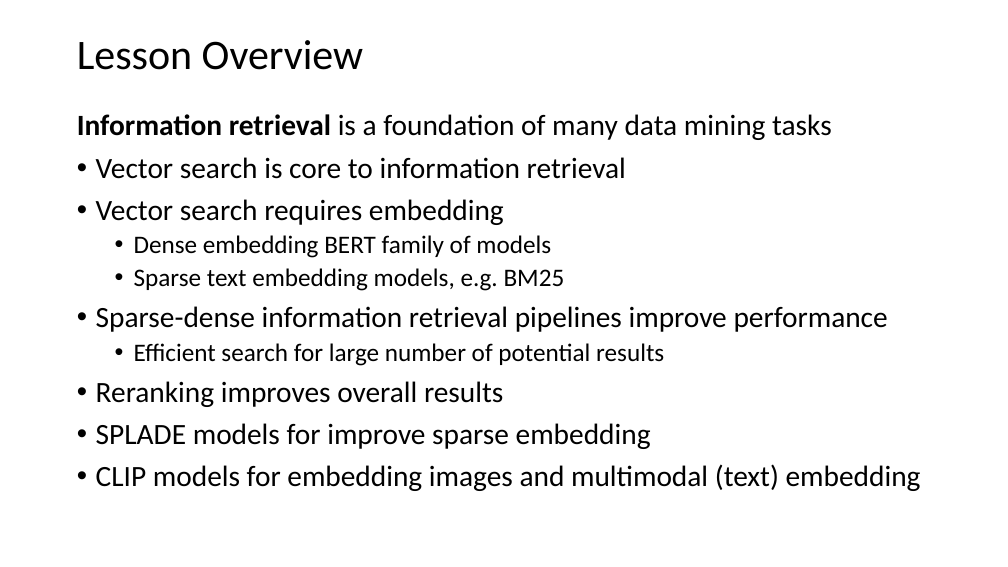
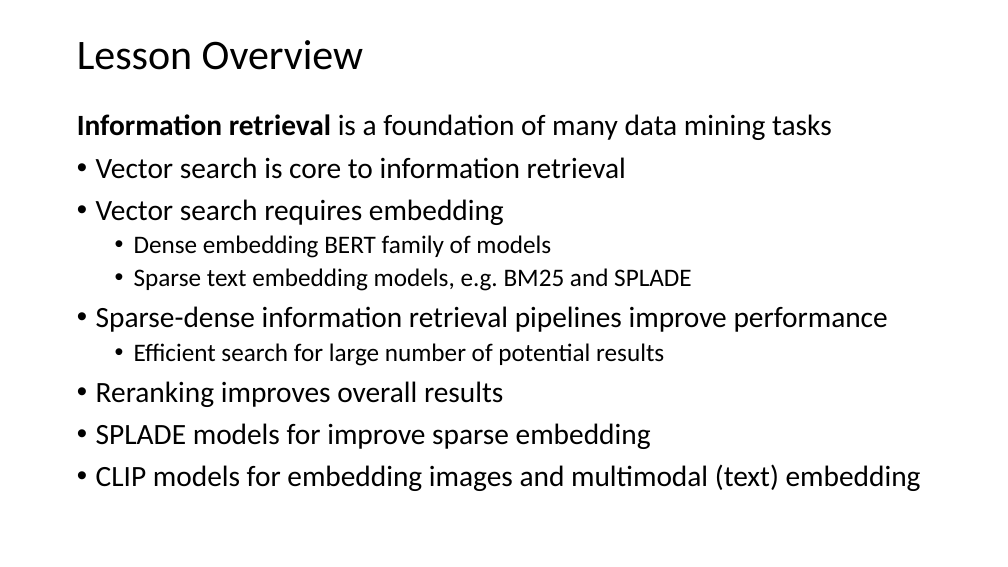
Before and after one commit to StephenElston/CSCI-E-108, a slide deck: slide 3 of slides/10_InformationRetrievalSearch.pptx. Drawn at 1008x567 pixels with LibreOffice and Linux fonts; fonts in the diff are those of the drawing. Boxes give left, top, right and bottom in pixels: in the first picture for what was removed or moved away, otherwise in the second. Text is boxed around its words. In the diff, an @@ line names an element or a change of style, - is before the commit and + after.

```diff
--- a/slides/10_InformationRetrievalSearch.pptx
+++ b/slides/10_InformationRetrievalSearch.pptx
@@ text at (134, 268, 692, 291): text changed @@
-  • Sparse text embedding models, e.g. BM25
+  • Sparse text embedding models, e.g. BM25 and SPLADE
```
Also in this commit, not shown: 7 other slides changed.
